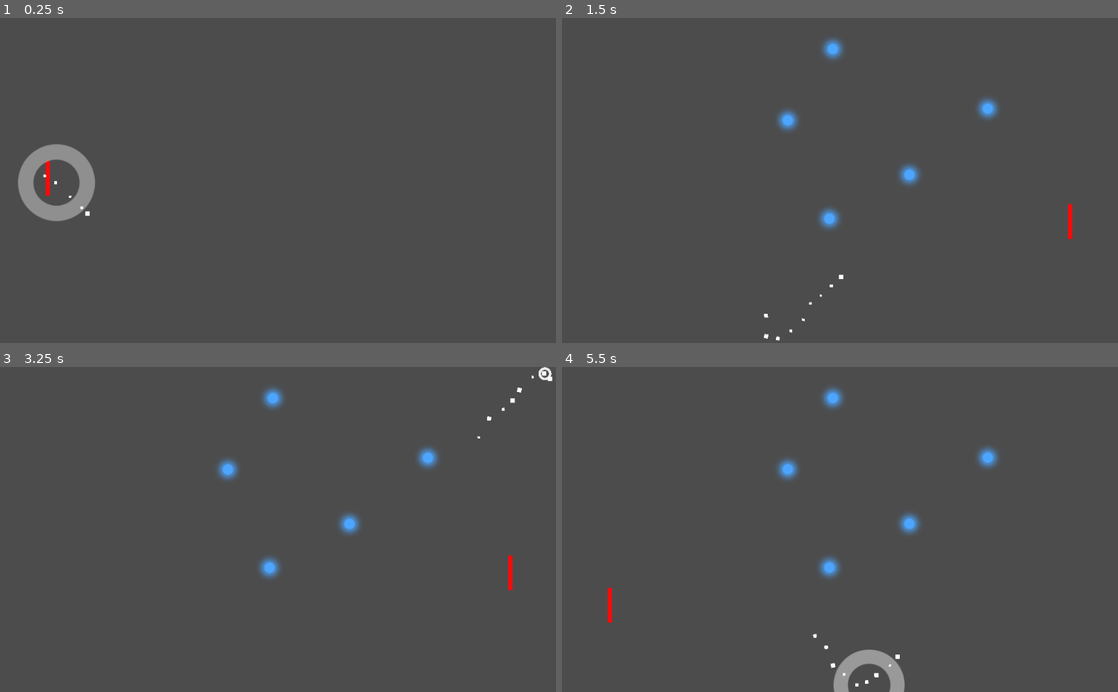
Above: before the commit, frames 1-4 (two rows, left to right).
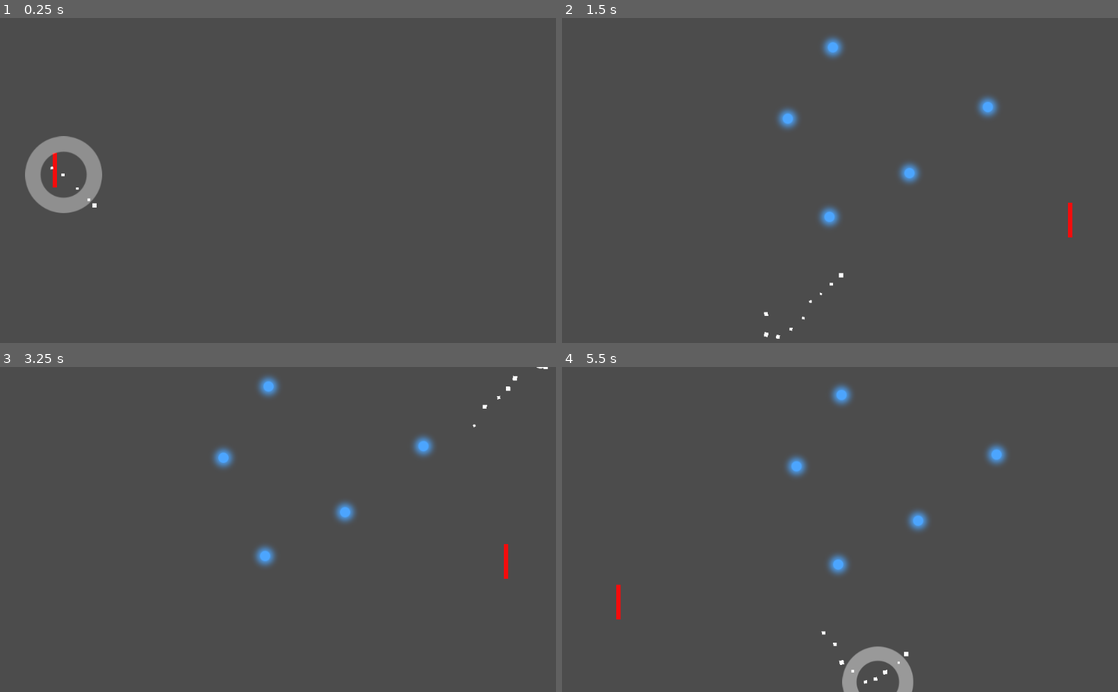
Above: after the commit, the same moments.

Repository: mgonzalezperna/pong-remix
Game: Godot game, scene res://scenes/scene-base.tscn
Same seed, same stepped clock (60 frames per second), same inputs: the game is played once before the commit and once after it.
Inputs:
- Up to frame 1 (0.25 s): no input
- Up to frame 2 (1.5 s): hold Right (paddle_right) 0.53-1.28 s; hold Down (paddle_down) from 1.28 s (still down)
- Up to frame 3 (3.25 s): release Down (paddle_down) at 2.03 s; hold Right (paddle_right) 2.03-2.78 s; hold Up (paddle_hit_up) from 2.78 s (still down)
- Up to frame 4 (5.5 s): release Up (paddle_hit_up) at 3.53 s; hold Left (paddle_left) 3.53-5.03 s; hold Down (paddle_down) from 5.03 s (still down)

The runs differ from the first frame. In frame 1, 1.7% of the frame differs, in the area x 3-19%, y 36-63%; in frame 2, 0.4%; in frame 3, 2.0%; in frame 4, 2.5%, in the area x 8-81%, y 5-100%.

Commit message:
[#3] Add more shacking on wall hitting.

Diff:
--- a/scripts/Camera.gd
+++ b/scripts/Camera.gd
@@ -32,7 +32,6 @@
 
 func shake():
     var amount := pow(shake_amount, SHAKE_EXPONENT)
-
     noise_y += 1.0
     rotation = max_rotation * amount * noise.get_noise_2d(noise.seed, noise_y)
     offset = Vector2(
@@ -46,7 +45,7 @@
     set_physics_process(shake_amount != 0.0)
 
 func _on_wall_hit() -> void:
-    self.shake_amount += 0.25
+    self.shake_amount += 2
 
 func _on_Events_explosion_occurred() -> void:
     self.shake_amount += 0.6
